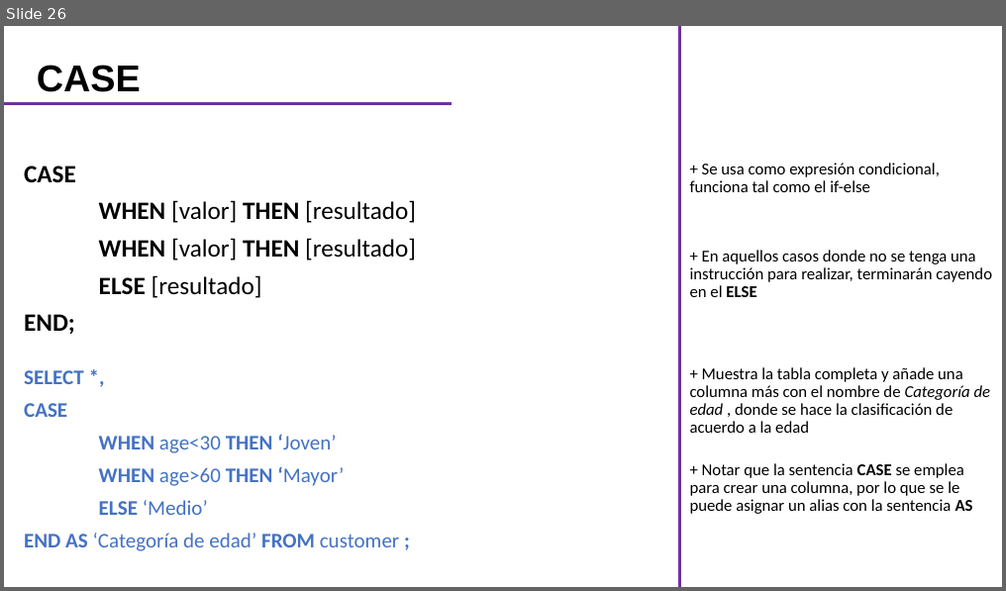
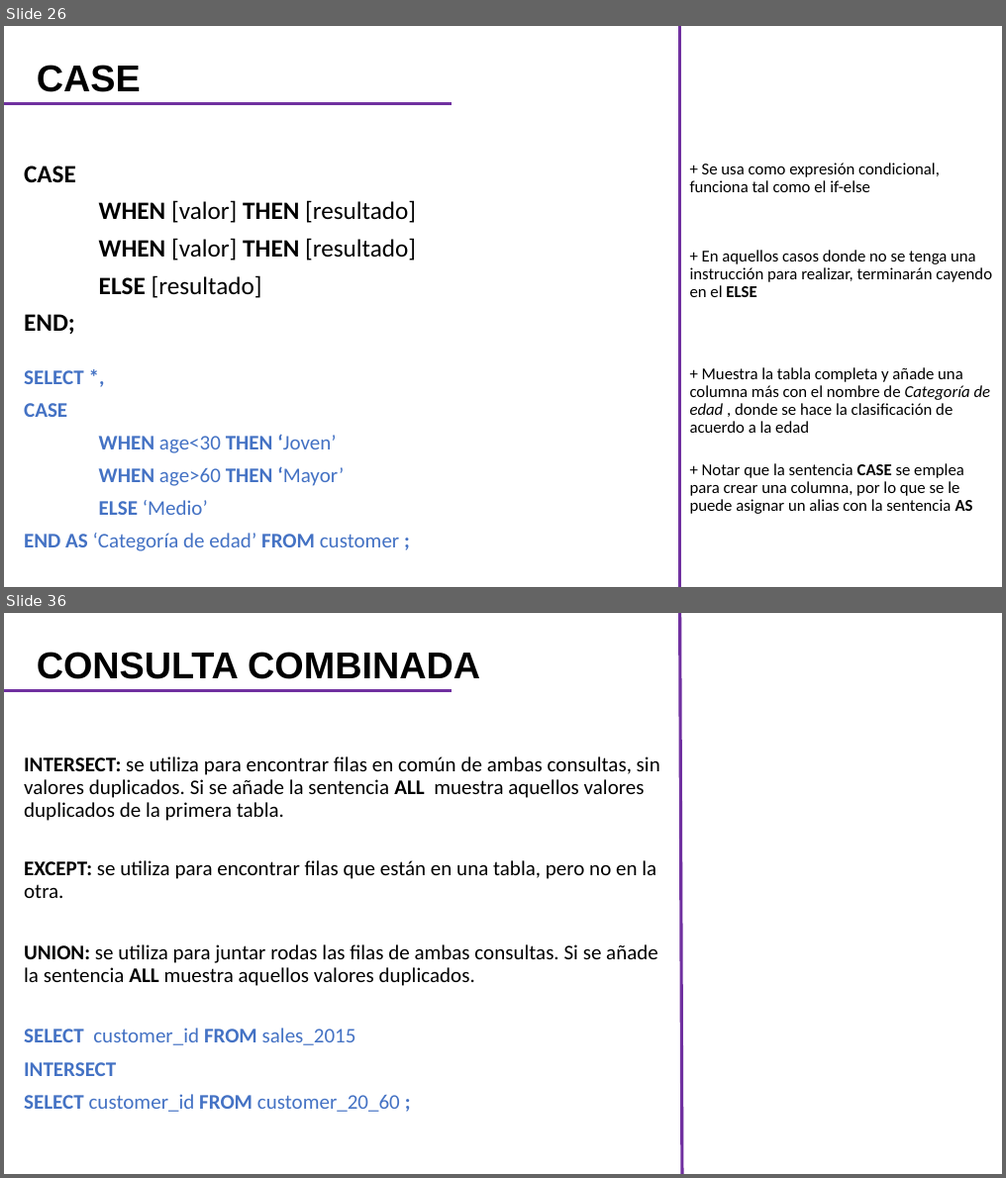
Before and after one commit to CarlosCamposs/Curso-AABD_SQL, a slide deck: Curso AABD-SQL (Notas).pptx. Shown one above the other, each under a label of ours: slide 26 before the commit, slides 26 and 36 after it; the slides between them are not shown. The pictures are 1006x591 and 1006x1178 pixels, drawn with LibreOffice and Linux fonts; fonts in the diff are those of the drawing. Boxes give left, top, right and bottom in pixels: in the first picture for what was removed or moved away, otherwise in the second. Text is boxed around its words. In the diff, an @@ line names an element or a change of style, - is before the commit and + after.

```diff
--- a/Curso AABD-SQL (Notas).pptx
+++ b/Curso AABD-SQL (Notas).pptx
@@ slide 36 added at <box>4,613,1002,1174</box>, background #FFFFFF @@
@@ line added from (682, 1174) to (680, 613), #7030A0 3 pt @@
@@ title added at <box>37,652,480,679</box>, 36 pt, text #000000, bold @@
+CONSULTA COMBINADA
@@ line added from (4, 691) to (451, 691), #7030A0 3 pt @@
@@ text added at <box>24,757,660,821</box>, 20 pt, text #000000 @@
+INTERSECT: se utiliza para encontrar filas en común de ambas consultas, sin valores duplicados. Si se añade la sentencia ALL muestra aquellos valores duplicados de la primera tabla.
@@ text added at <box>24,861,656,898</box>, 20 pt, text #000000 @@
+EXCEPT: se utiliza para encontrar filas que están en una tabla, pero no en la otra.
@@ text added at <box>24,945,658,986</box>, 20 pt, text #000000 @@
+UNION: se utiliza para juntar rodas las filas de ambas consultas. Si se añade la sentencia ALL muestra aquellos valores duplicados.
@@ text added at <box>24,1028,400,1112</box>, 20 pt, text #4472C4 @@
+SELECT customer_id FROM sales_2015
+INTERSECT
+SELECT customer_id FROM customer_20_60 ;
```
Also in this commit, not shown: 2 slides changed, 10 other slides added.
